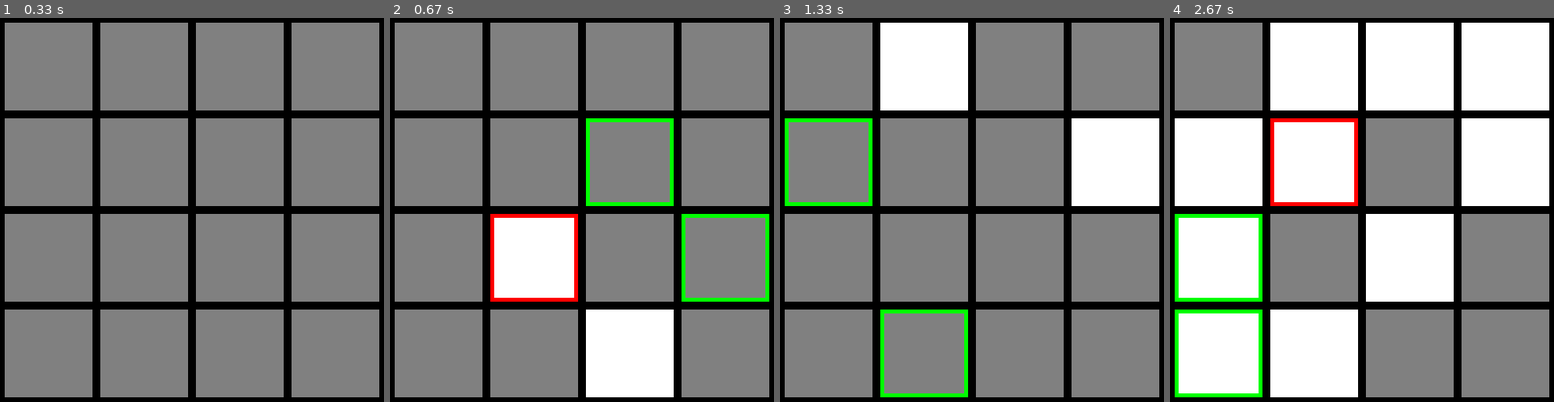
Above: before the commit, frames 1-4 (left to right).
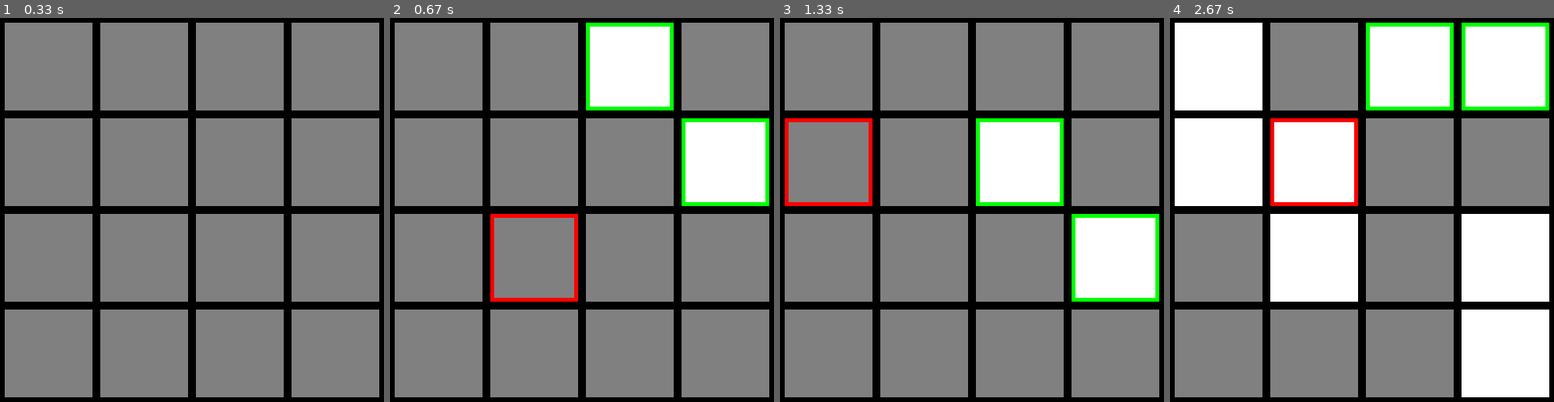
Above: after the commit, the same moments.

Repository: 03kkim/FlipIt
Game: pygame game, started from main.py
Same seed, same stepped clock (60 frames per second), same inputs: the game is played once before the commit and once after it.
Inputs (mouse positions are in pixels of both pictures, inside the frame that each line leads up to):
- Up to frame 1 (0.33 s): no input
- Up to frame 2 (0.67 s): click (566, 225) at 0.38 s
- Up to frame 3 (1.33 s): click (879, 213) at 0.72 s; click (852, 152) at 1.05 s
- Up to frame 4 (2.67 s): click (1504, 348) at 1.38 s; click (1369, 79) at 1.72 s; click (1342, 309) at 2.05 s; click (1350, 144) at 2.38 s

Frame 1 is identical in both runs. In frame 2, 22% of the frame differs, in the area x 27-99%, y 1-99%; in frame 3, 23%; in frame 4, 54%, in the area x 1-99%, y 1-99%.

Commit message:
Fix coords_to_id mistake that made highlight() work wrong

Diff:
--- a/board.py
+++ b/board.py
@@ -81,7 +81,7 @@
         return self.group_fours(self.view_board)
 
     def coords_to_id(self, x, y):
-        return (x + 4 * y)
+        return (y + 4 * x)
 
     # flips index from 1 --> 0 or 0 --> 1
     def flip(self, id):
--- a/main.py
+++ b/main.py
@@ -75,7 +75,7 @@
                 # Change the x/y screen coordinates to grid coordinates
                 column = pos[0] // (width + margin)
                 row = pos[1] // (width + margin)
-                currently_highlighted = [column, row]
+                currently_highlighted = [row, column]
                 if currently_highlighted != last_highlighted:
                     last_highlighted = currently_highlighted
                     board.unhighlight()
